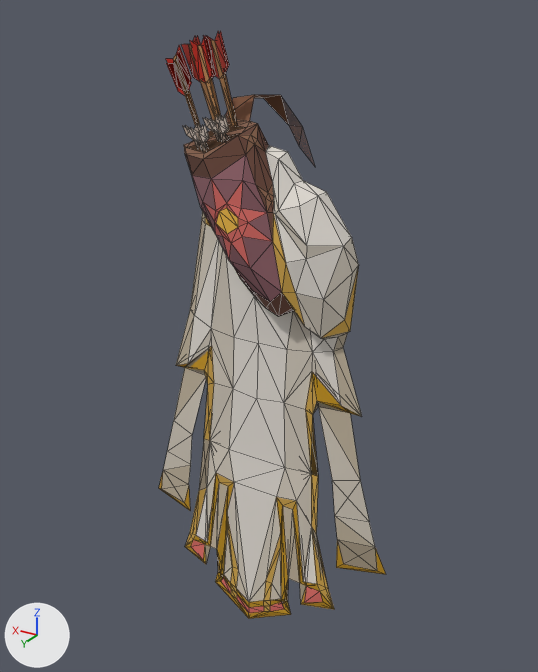
The glTF model models/player_dizana_s_max_cape.glb as it was, and as the next commit left it.
Rendered twice from a camera (50 mm lens) standing at (-88.8, 158.8, 183.0) and looking at (2.2, 7.3, 107.2). The axes (+X, +Y, +Z) are drawn at lower left. The lights are the same throughout. Mesh edges are drawn as thin lines. Vertices at the same position are counted once.
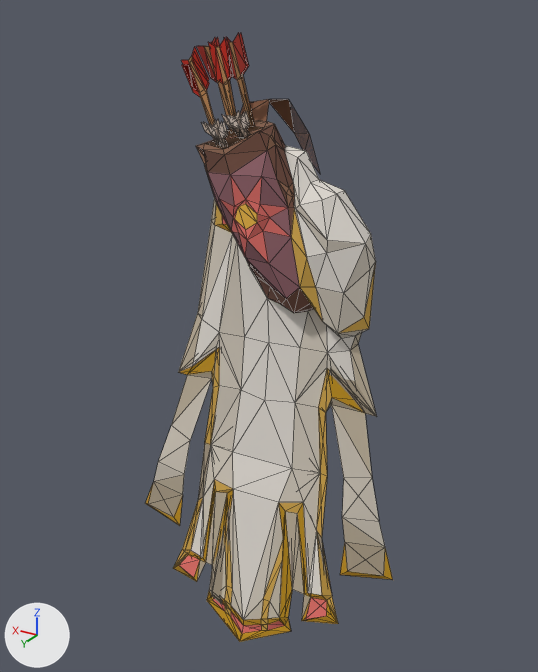
The newer file adds a shape key; the second version is drawn at full value of the shape key '97' of 'Mesh_0', and the change is written as the vertex moves it makes.

Pixel boxes [x1, y1, x2, y2] of what changed, in the pictures (538 x 672 px; the box of a moved part takes in the faces that stretch with it):
'Mesh_0', reshaped, moved (9% wider)
    before: [159, 31, 386, 619]
    after: [145, 33, 393, 642]
part 1 of me_mesh_0, moved or reshaped
    before: [183, 123, 200, 148]
    after: [201, 119, 219, 144]
part 2 of me_mesh_0, moved or reshaped
    before: [188, 124, 207, 151]
    after: [207, 121, 226, 147]
part 3 of me_mesh_0, moved or reshaped
    before: [191, 125, 209, 148]
    after: [210, 121, 228, 145]
part 4 of me_mesh_0, moved or reshaped
    before: [185, 122, 201, 145]
    after: [204, 120, 220, 142]
part 5 of me_mesh_0, moved or reshaped
    before: [159, 31, 386, 619]
    after: [145, 33, 393, 642]

The change, as a list of edits to the scene's bpy script:
```text
Change me_mesh_0:
    used by ob_mesh_0; location = (-5.5, -5.4, 62.7); scale = (117.0, 117.0, 117.0)
    remove me_mesh_0.from_pydata(...)  # 442 vertices, 676 faces; spans x -0.269..0.353, y -0.073..0.251, z -0.313..1.0
    add me_mesh_0.from_pydata(...)  # 442 vertices, 676 faces; spans x -0.078..0.545, y -0.151..0.283, z -0.292..0.996
    me_mesh_0 part 1: the loose piece of 10 vertices spanning x 0.157..0.2, y 0.208, z 0.787..0.838 is moved by (0.191, -0.07, 0.005)
    me_mesh_0 part 2: the loose piece of 10 vertices spanning x 0.132..0.174, y 0.225, z 0.787..0.838 is moved by (0.191, -0.07, 0.005)
    me_mesh_0 part 3: the loose piece of 10 vertices spanning x 0.132..0.174, y 0.217, z 0.787..0.838 is moved by (0.191, -0.07, 0.005)
    me_mesh_0 part 4: the loose piece of 10 vertices spanning x 0.157..0.2, y 0.2, z 0.787..0.838 is moved by (0.191, -0.07, 0.005)
    me_mesh_0 part 5: 402 of 442 vertices moved; they spanned x -0.269..0.353, y -0.073..0.251, z -0.313..1.0 and now span x -0.078..0.545, y -0.151..0.283, z -0.292..0.996; mean shift (0.193, -0.046, 0.004); largest move (0.089, -0.073, 0.804) -> (0.306, -0.151, 0.783)
Change ob_mesh_0:
    ob_mesh_0.location: (-5.5, -5.4, 62.7) -> (-30.6, -0.8, 62.7)
```
